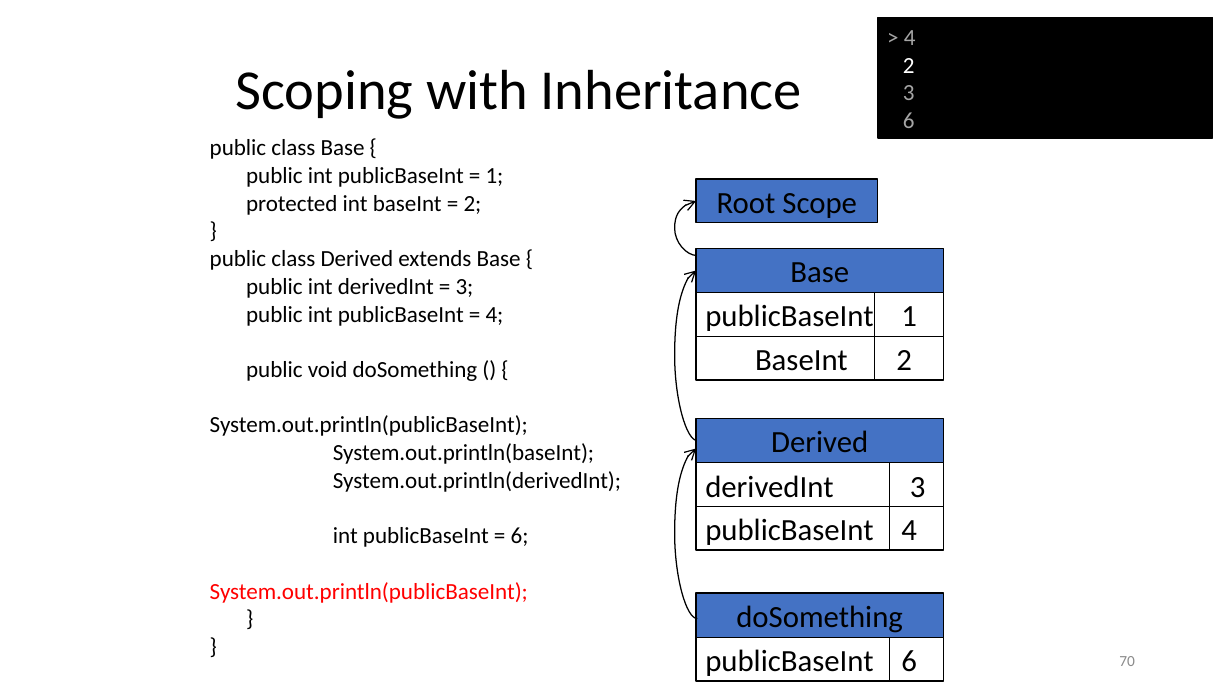
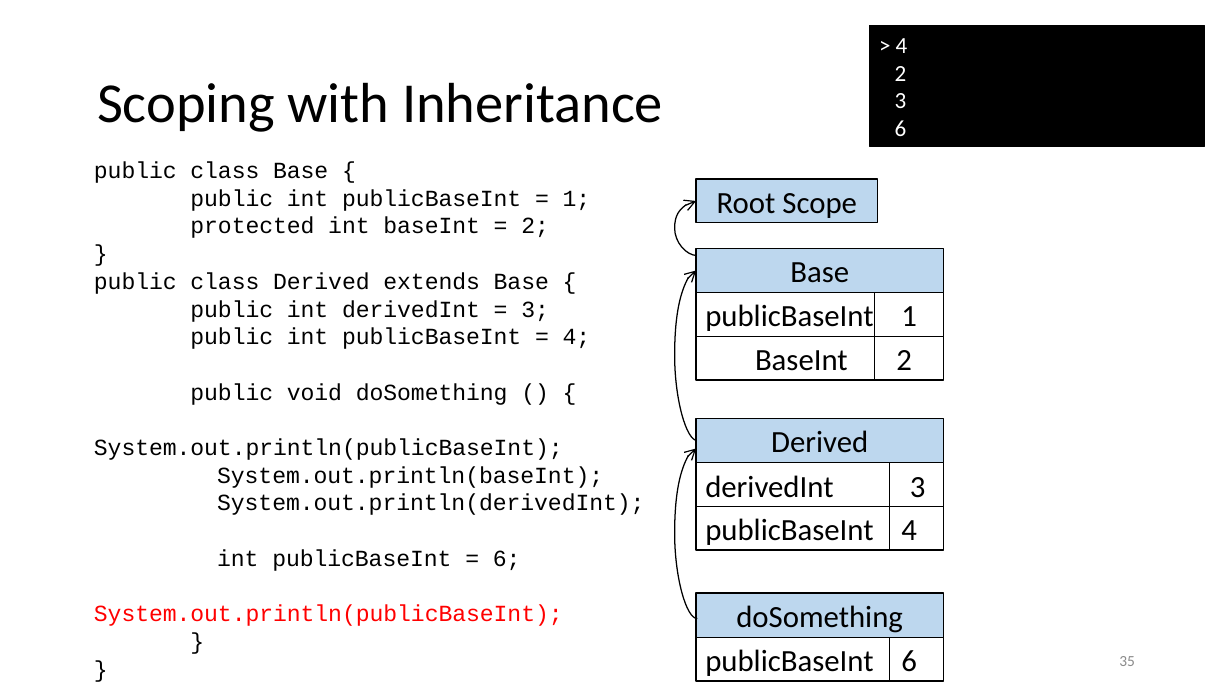
Before and after one commit to anoopsarkar/compilers-class, a slide deck: slide 35 of assets/ppt/semantics/sem1-scoping.pptx (slide 70 before the commit). Drawn at 1232x693 pixels with LibreOffice and Linux fonts; fonts in the diff are those of the drawing. Boxes give left, top, right and bottom in pixels: in the first picture for what was removed or moved away, otherwise in the second. Text is boxed around its words. In the diff, an @@ line names an element or a change of style, - is before the commit and + after.

```diff
--- a/assets/ppt/semantics/sem1-scoping.pptx
+++ b/assets/ppt/semantics/sem1-scoping.pptx
@@ rectangle "> 4": place and size @@
-rectangle "> 4" at (878, 17, 1214, 138)
+rectangle "> 4" at (870, 26, 1205, 147)
@@ title "Scoping with Inheritance": place and size @@
-title "Scoping with Inheritance" at (236, 69, 802, 119)
+title "Scoping with Inheritance" at (97, 82, 663, 132)
@@ text in rectangle at (895, 38, 908, 136): text colour #A5A5A5 to #FFFFFF in "> 4", "3", "6" @@
@@ text "public class Base {": place and size @@
-text "public class Base {" at (210, 139, 621, 547)
+text "public class Base {" at (94, 161, 644, 626)
@@ text "public class Base {" at (94, 161, 644, 626): font Calibri to Courier New @@
@@ fill #4472C4 to #BDD7EE in 4 elements at (696, 179, 878, 222), (696, 248, 944, 292), (696, 419, 944, 463), (696, 593, 944, 637) @@
@@ page number at (1119, 656, 1135, 666): text changed @@
-70
+35
```
Also in this commit, not shown: 34 other slides changed, 2 slides added, 37 slides removed, 4 other files.
